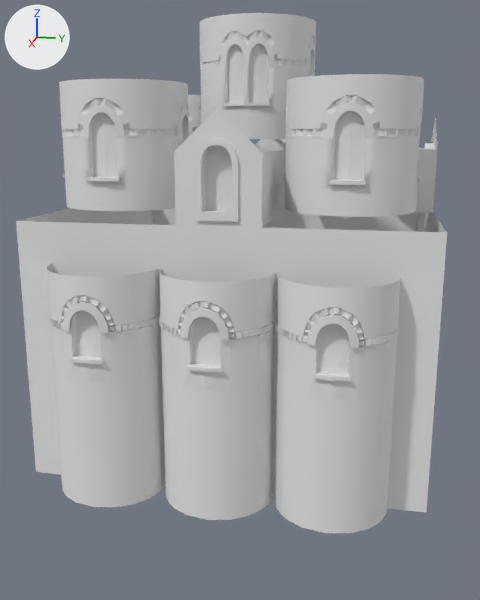
Renders of the COLLADA model art/meshes/structural/byza_temple.dae from each side of a commit.
One viewpoint serves both versions: a 50 mm lens placed at (34.3, 6.2, 13.3), pointed at (0.7, -0.5, 4.9). The lights are fixed; the arrows at upper left show +X, +Y and +Z. Where no turn or scale is listed for an object, it has been applied to the vertices.

The first picture shows 'Byza_temple'.
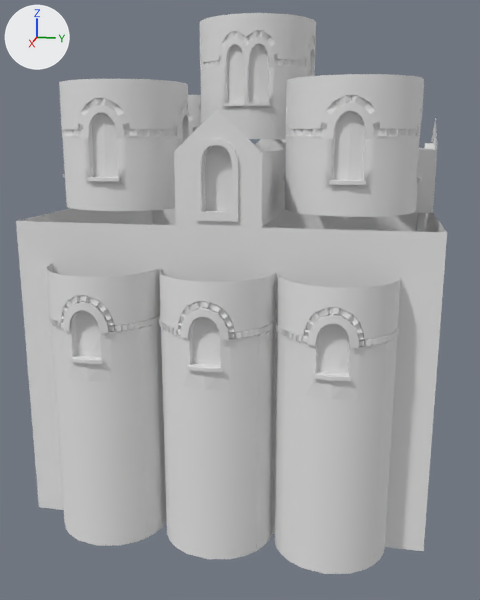
Commit message: Byza buildings meshes tweaks

What differs and where, as boxes [x1, y1, x2, y2] in the pictures (480 x 600 px):
'Byza_temple', reshaped (8% taller): before [16, 13, 447, 533]; after [16, 13, 447, 574]
part 1 of me_cube_010, built on: before [56, 395, 393, 533]; after [36, 395, 426, 574]

Diff of the bpy script that builds the scene:
```diff
--- a/art/meshes/structural/byza_temple.dae.py
+++ b/art/meshes/structural/byza_temple.dae.py
@@ me_cube_010 @@
 # used by ob_byza_temple; location = (0.0, 0.0, 0.0)
-me_cube_010.from_pydata(...)  # 7079 vertices, 12150 faces; spans x -10.5..10.4, y -9.4..9.4, z -2.3..18.8
+me_cube_010.from_pydata(...)  # 7272 vertices, 12356 faces; spans x -10.5..10.4, y -9.4..9.4, z -4.1..18.8
+# me_cube_010 part 1
+# 1 vertex is removed from x 4.2, y -9.0, z 5.5
+# 81 faces are deleted
+# 4 vertices in x 4.3..5.1, y -8.6, z 5.8..6.1 move by (0.0, 0.0, 0.1)
+# 4 vertices in x 4.3..5.1, y -9.0, z 5.8..6.1 move by (0.0, -0.1, 0.1)
+# 15 vertices move from x 4.2..5.4, y -9.0..-8.6, z 3.4..5.8 to x 4.1..5.5, y -9.1..-8.6, z 3.2..5.9
+# 86 vertices are added at x -10.4..10.2, y -9.1..9.0, z -4.1..5.5
+# 42 new vertices lie (0.0, 0.0, -2.6) away from vertices in x 8.3..10.2, y -7.4..7.3, z 2.2
+# 7 new vertices lie (0.0, 0.0, -1.8) away from vertices in x -7.3..4.8, y 9.0, z -2.3
+# 59 new vertices lie (0.0, 0.0, 1.8) away from vertices in x -10.4..10.2, y -9.0..9.0, z -4.1
+# 287 new faces join them
 me_cube_010.materials.append(mat_byzantines_structures)
```
